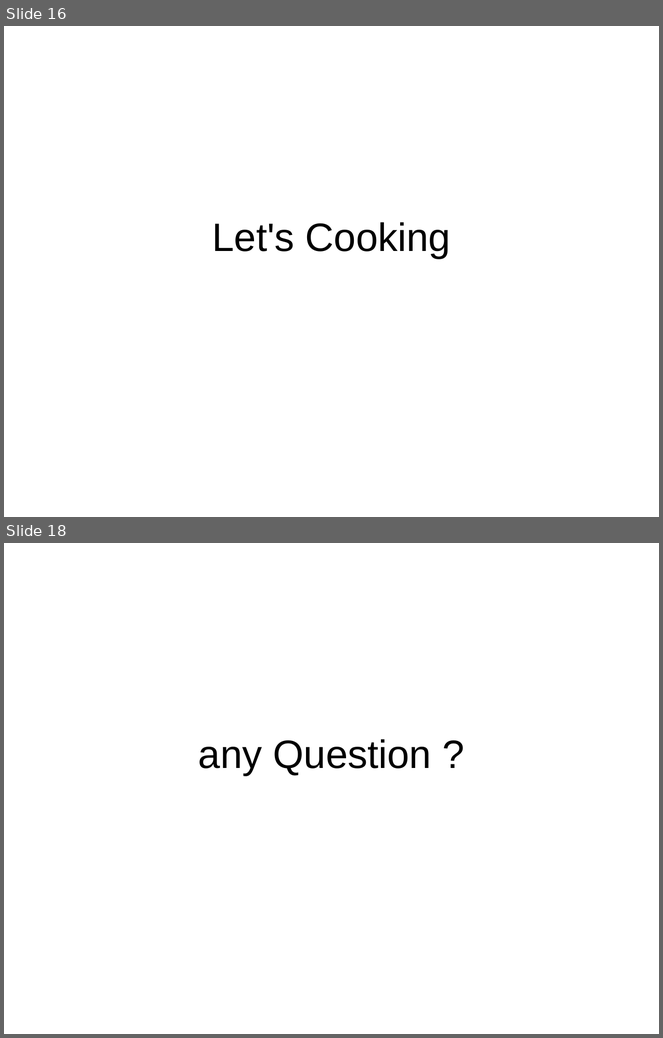
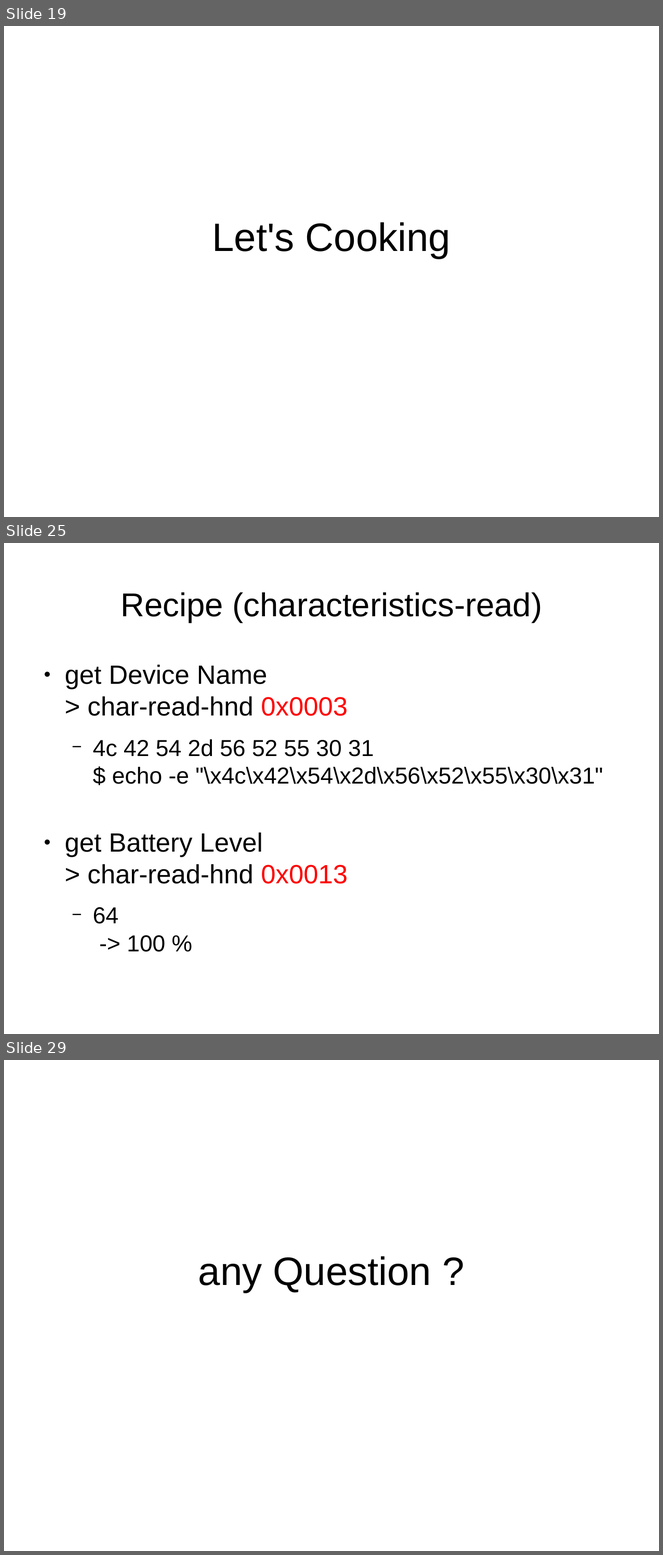
Before and after one commit to andromedroid/ame, a slide deck: doc/ble/ring_blu-tag_from_linux.odp. Shown one above the other, each under a label of ours: slides 16 and 18 before the commit, slides 19, 25 and 29 after it; the slides between them are not shown. The pictures are 663x1038 and 663x1555 pixels, drawn with LibreOffice and Linux fonts; fonts in the diff are those of the drawing. Boxes give left, top, right and bottom in pixels: in the first picture for what was removed or moved away, otherwise in the second. Text is boxed around its words. In the diff, an @@ line names an element or a change of style, - is before the commit and + after.

```diff
--- a/doc/ble/ring_blu-tag_from_linux.odp
+++ b/doc/ble/ring_blu-tag_from_linux.odp
@@ slide 25 added at [4,543,659,1034], background #FFFFFF @@
@@ title added at [121,592,543,623], 40 pt, text #000000 @@
+Recipe (characteristics-read)
@@ text added at [65,665,603,952], 28 pt, text #000000 @@
+● get Device Name
+  > char-read-hnd 0x0003
+  − 4c 42 54 2d 56 52 55 30 31
+    $ echo -e "\x4c\x42\x54\x2d\x56\x52\x55\x30\x31"
+● get Battery Level
+  > char-read-hnd 0x0013
+  − 64
+    -> 100 %
@@ what was slide 16 is now slide 19 @@
@@ what was slide 18 is now slide 29 @@
```
Also in this commit, not shown: 6 slides changed, 11 other slides added.
